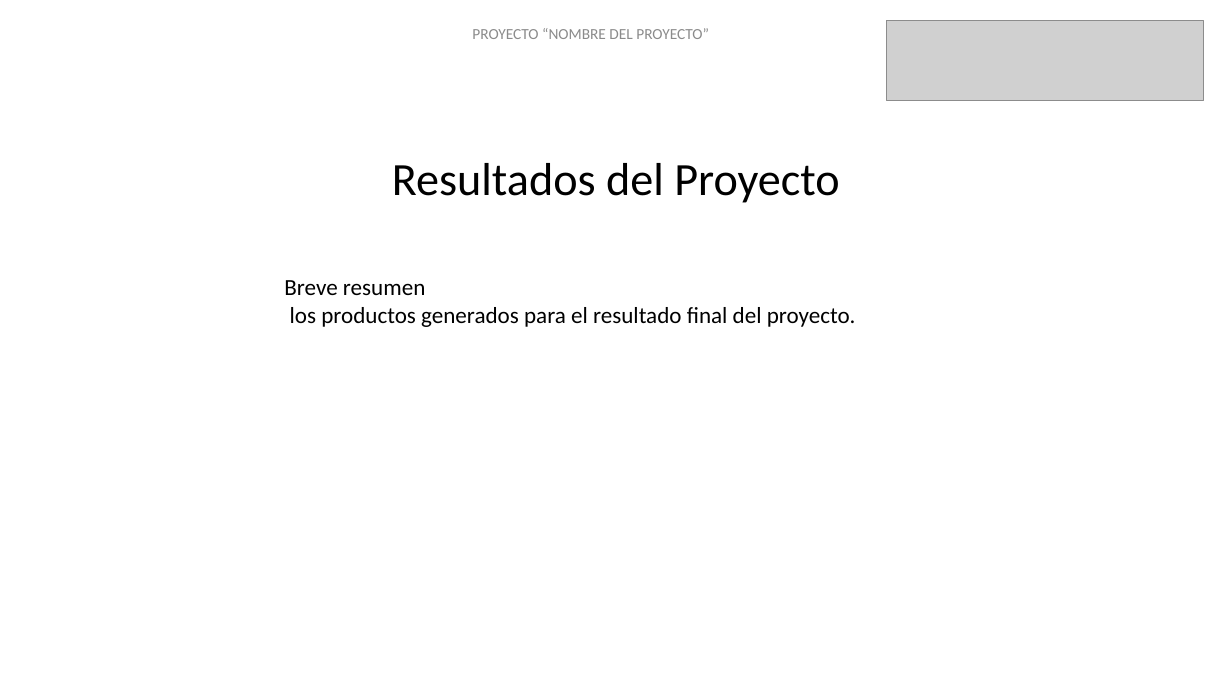
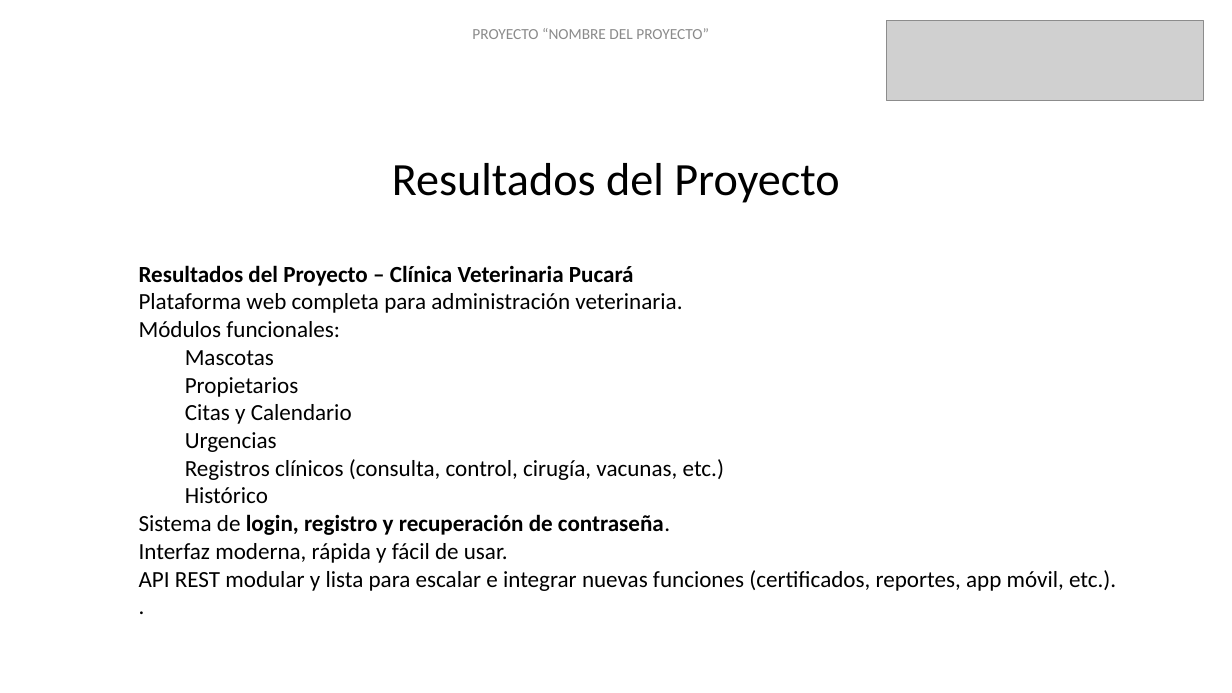
Before and after one commit to 4vil4/VeterinariaPucara, a slide deck: slide 17 of FASE 3/Evidencias Grupales/Presentación Capstone.pptx. Drawn at 1232x693 pixels with LibreOffice and Linux fonts; fonts in the diff are those of the drawing; grey boxes stand for pictures; background and template pictures are left out. Boxes give left, top, right and bottom in pixels: in the first picture for what was removed or moved away, otherwise in the second. Text is boxed around its words. In the diff, an @@ line names an element or a change of style, - is before the commit and + after.

```diff
--- a/FASE 3/Evidencias Grupales/Presentación Capstone.pptx
+++ b/FASE 3/Evidencias Grupales/Presentación Capstone.pptx
@@ text at (139,265,1116,591): text changed @@
-Breve resumen
-los productos generados para el resultado final del proyecto.
+Resultados del Proyecto – Clínica Veterinaria Pucará
+Plataforma web completa para administración veterinaria.
+Módulos funcionales:
+  Mascotas
+  Propietarios
+  Citas y Calendario
+  Urgencias
+  Registros clínicos (consulta, control, cirugía, vacunas, etc.)
+  Histórico
+Sistema de login, registro y recuperación de contraseña.
+Interfaz moderna, rápida y fácil de usar.
+API REST modular y lista para escalar e integrar nuevas funciones (certificados, reportes, app móvil, etc.).
+.
```
Also in this commit, not shown: 2 other slides changed, 1 other file.
